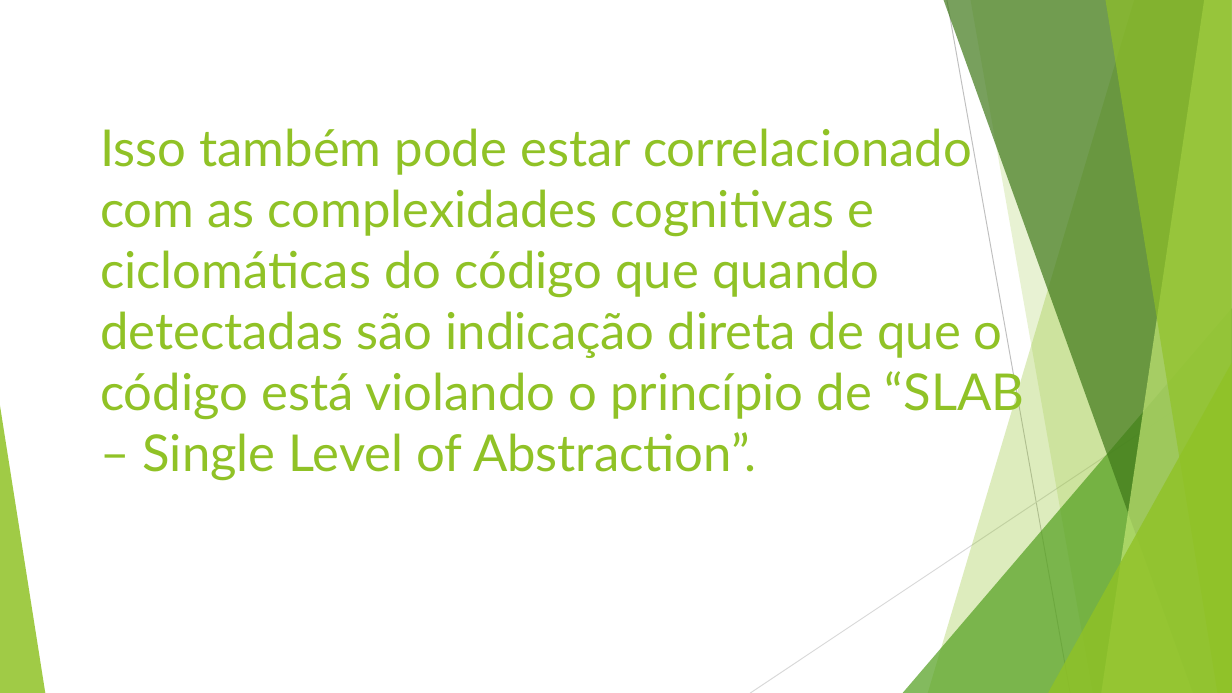
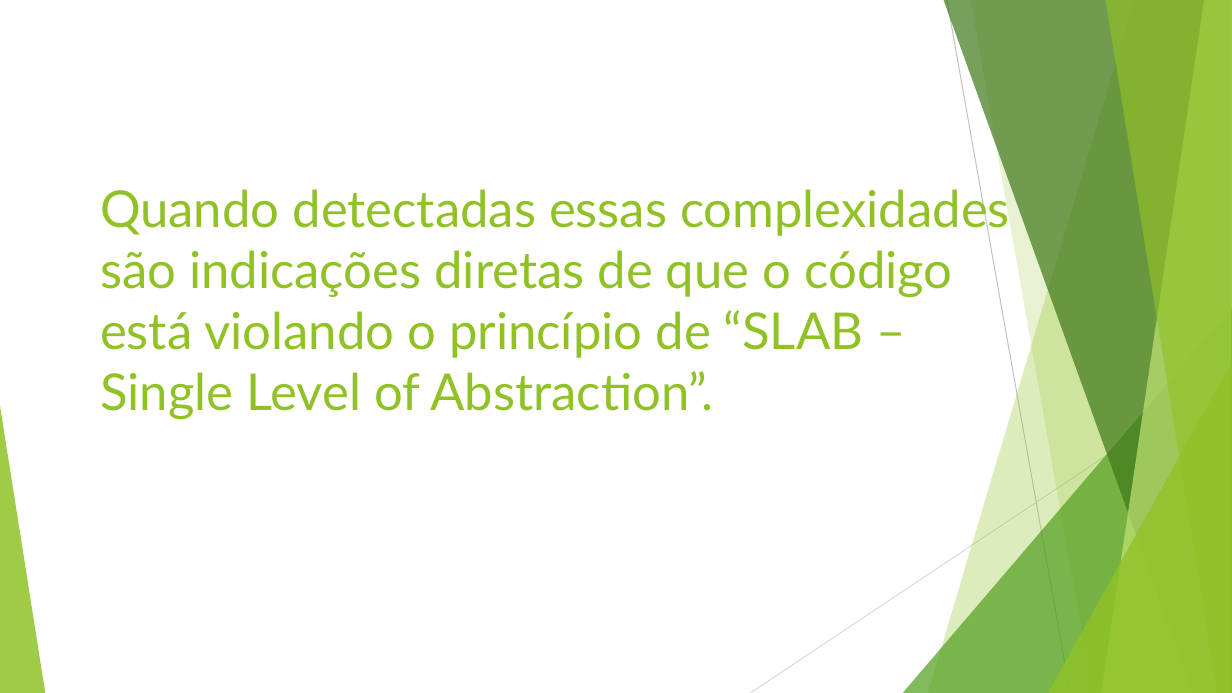
Before and after one commit to TeteStorm/SLAPExample, a slide deck: slide 19 of Single Level of Abstraction (SLAB).pptx (slide 9 before the commit). Drawn at 1232x693 pixels with LibreOffice and Linux fonts; fonts in the diff are those of the drawing. Boxes give left, top, right and bottom in pixels: in the first picture for what was removed or moved away, otherwise in the second. Text is boxed around its words. In the diff, an @@ line names an element or a change of style, - is before the commit and + after.

```diff
--- a/Single Level of Abstraction (SLAB).pptx
+++ b/Single Level of Abstraction (SLAB).pptx
@@ title at box(100, 184, 1010, 419): text changed @@
-Isso também pode estar correlacionado com as complexidades cognitivas e ciclomáticas do código que quando detectadas são indicação direta de que o código está violando o princípio de “SLAB – Single Level of Abstraction”.
+Quando detectadas essas complexidades são indicações diretas de que o código está violando o princípio de “SLAB – Single Level of Abstraction”.
```
Also in this commit, not shown: 12 other slides changed, 14 slides added, 3 other files.
